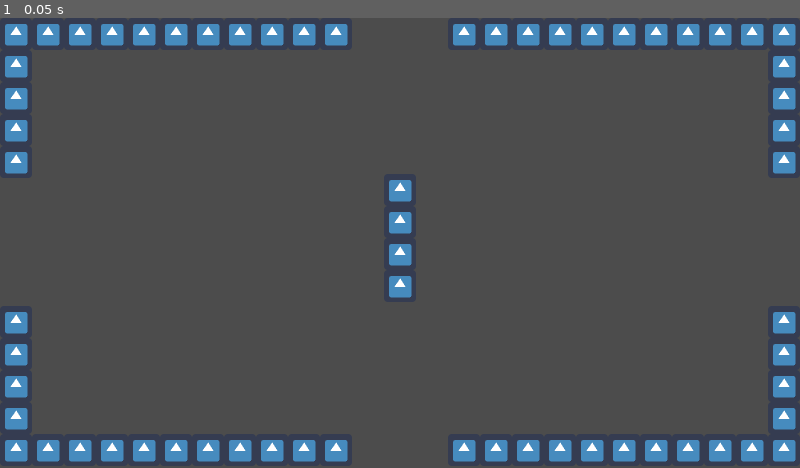
Above: before the commit, frame 1.
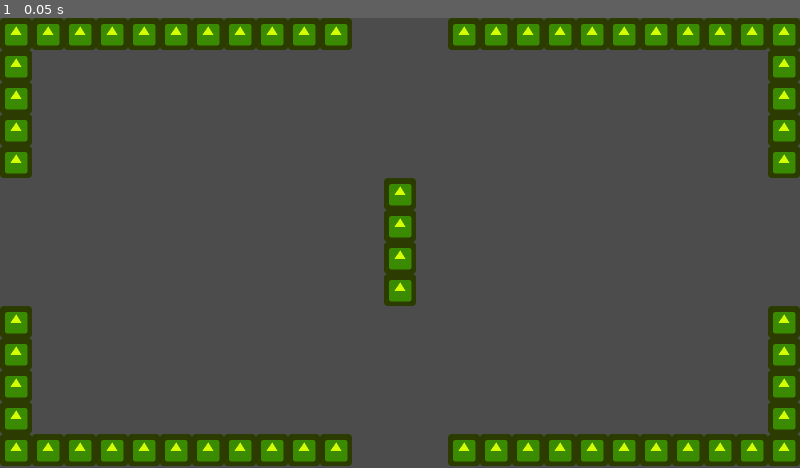
Above: after the commit, the same moment.

Repository: guillermo-st/roguelike-tdl
Game: Godot game, scene res://scenes/levels/1/level1.tscn
Same seed, same stepped clock (60 frames per second), same inputs: the game is played once before the commit and once after it. The project has no main scene, so this scene is started directly. The engine's default icon, where the game draws it, is replaced by a stand-in: a white triangle on a blue panel in a dark square.
Inputs:
- Up to frame 1 (0.05 s): no input

The runs differ from the first frame. In frame 1, 18% of the frame differs, in the area x 0-100%, y 0-100%.

Commit message:
give some color to levels for debugging purposes

Diff:
--- a/scenes/levels/1/level1.tscn
+++ b/scenes/levels/1/level1.tscn
@@ -5,18 +5,19 @@
 [ext_resource path="res://scenes/levels/base/customLevel.gd" type="Script" id=3]
 
 [node name="level" type="Node2D"]
+modulate = Color( 0.831373, 1, 0.0117647, 1 )
 script = ExtResource( 3 )
 
 [node name="baseLevel" parent="." instance=ExtResource( 2 )]
 
 [node name="Wall4" parent="." instance=ExtResource( 1 )]
-position = Vector2( 800, 344 )
+position = Vector2( 800, 352 )
 
 [node name="Wall5" parent="." instance=ExtResource( 1 )]
-position = Vector2( 800, 408 )
+position = Vector2( 800, 416 )
 
 [node name="Wall6" parent="." instance=ExtResource( 1 )]
-position = Vector2( 800, 472 )
+position = Vector2( 800, 480 )
 
 [node name="Wall7" parent="." instance=ExtResource( 1 )]
-position = Vector2( 800, 536 )
+position = Vector2( 800, 544 )
--- a/scenes/levels/1/level2.tscn
+++ b/scenes/levels/1/level2.tscn
@@ -5,6 +5,7 @@
 [ext_resource path="res://scenes/levels/base/customLevel.gd" type="Script" id=3]
 
 [node name="level" type="Node2D"]
+modulate = Color( 0.929412, 0.160784, 0.862745, 1 )
 script = ExtResource( 3 )
 
 [node name="baseLevel" parent="." instance=ExtResource( 2 )]
--- a/scenes/levels/1/level3.tscn
+++ b/scenes/levels/1/level3.tscn
@@ -5,6 +5,7 @@
 [ext_resource path="res://scenes/levels/base/customLevel.gd" type="Script" id=3]
 
 [node name="level" type="Node2D"]
+modulate = Color( 0.129412, 0.141176, 0.87451, 1 )
 script = ExtResource( 3 )
 
 [node name="baseLevel" parent="." instance=ExtResource( 2 )]
